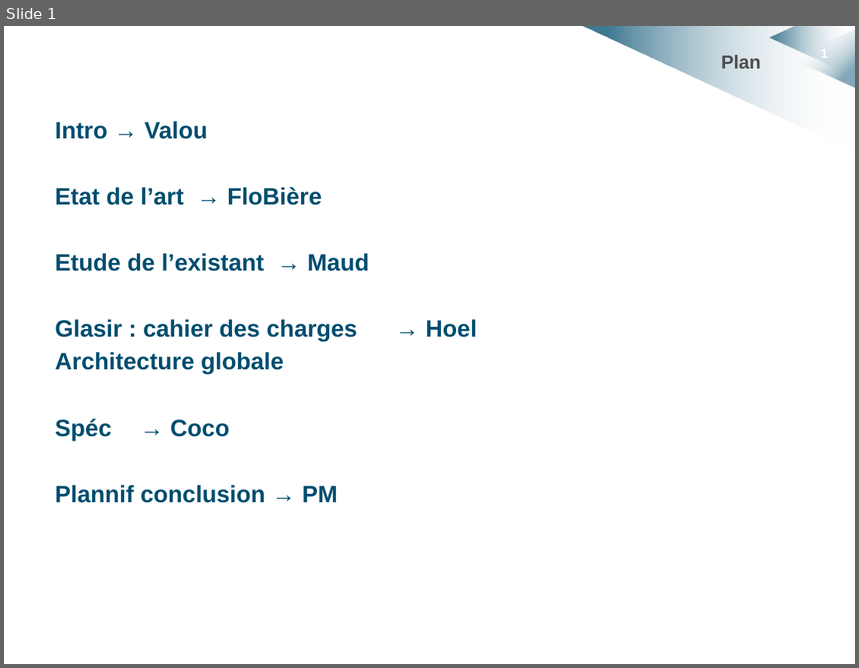
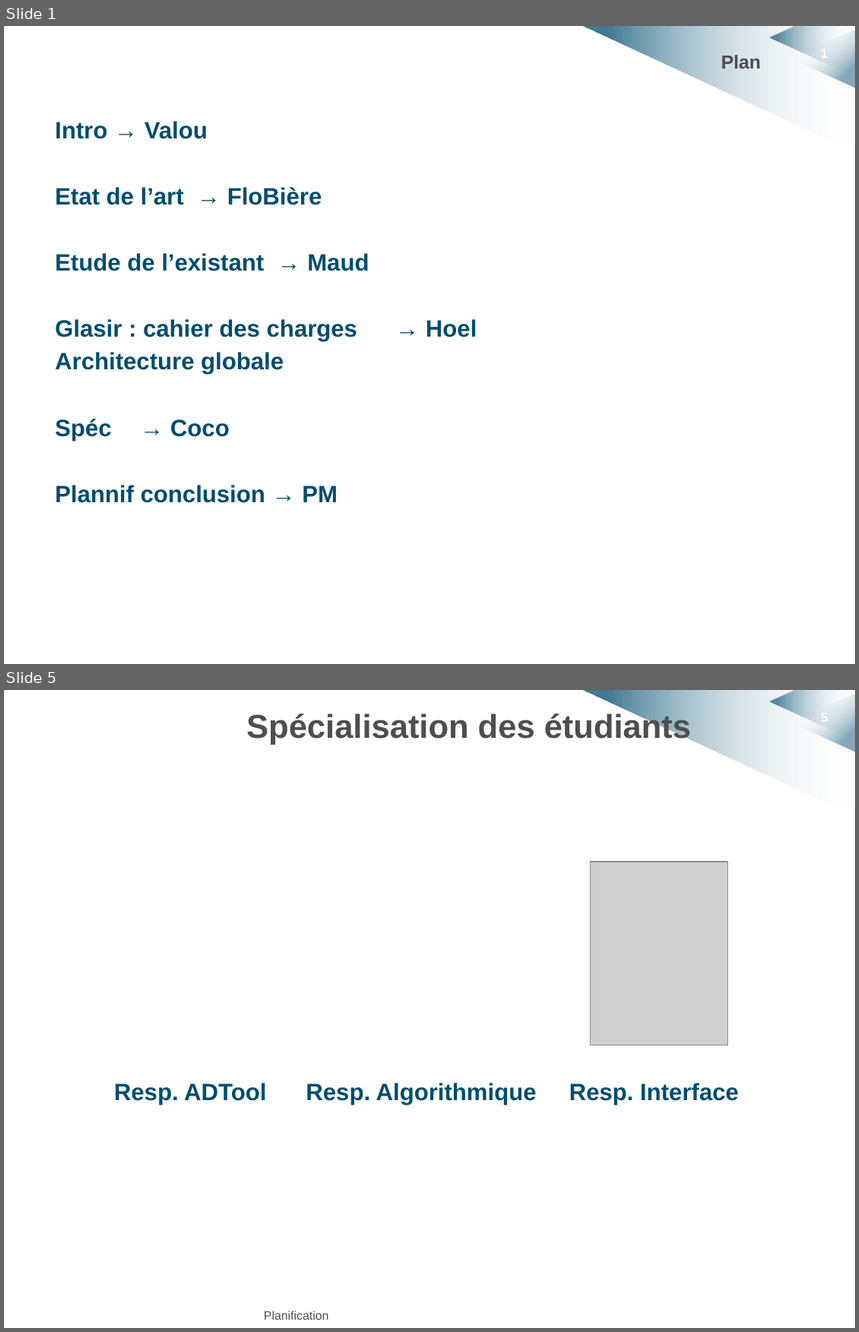
Before and after one commit to HKervadec/korrigolo, a slide deck: soutenances/projet_decembre/planif_et_conclu.pptx. Shown one above the other, each under a label of ours: slide 1 before the commit, slides 1 and 5 after it; the slides between them are not shown. The pictures are 859x668 and 859x1332 pixels, drawn with LibreOffice and Linux fonts; fonts in the diff are those of the drawing; grey boxes stand for pictures; background and template pictures are left out. Boxes give left, top, right and bottom in pixels: in the first picture for what was removed or moved away, otherwise in the second. Text is boxed around its words. In the diff, an @@ line names an element or a change of style, - is before the commit and + after.

Commit message:
planif soutenances projet

```diff
--- a/soutenances/projet_decembre/planif_et_conclu.pptx
+++ b/soutenances/projet_decembre/planif_et_conclu.pptx
@@ slide 5 added at box(4, 690, 855, 1328), background #FFFFFF; not listed: 4 template elements that a slide beside it also shows @@
@@ title added at box(246, 711, 691, 745), 28 pt, text #4F4D50, bold @@
+Spécialisation des étudiants
@@ picture added at box(591, 862, 728, 1046) @@
@@ text added at box(114, 1083, 739, 1105), 20 pt, text #004D6F, bold @@
+Resp. ADTool Resp. Algorithmique Resp. Interface
@@ text added at box(264, 1311, 329, 1320), 10.2 pt, text #4F4D50 @@
+Planification
```
Also in this commit, not shown: 5 other slides added, 2 other files.
